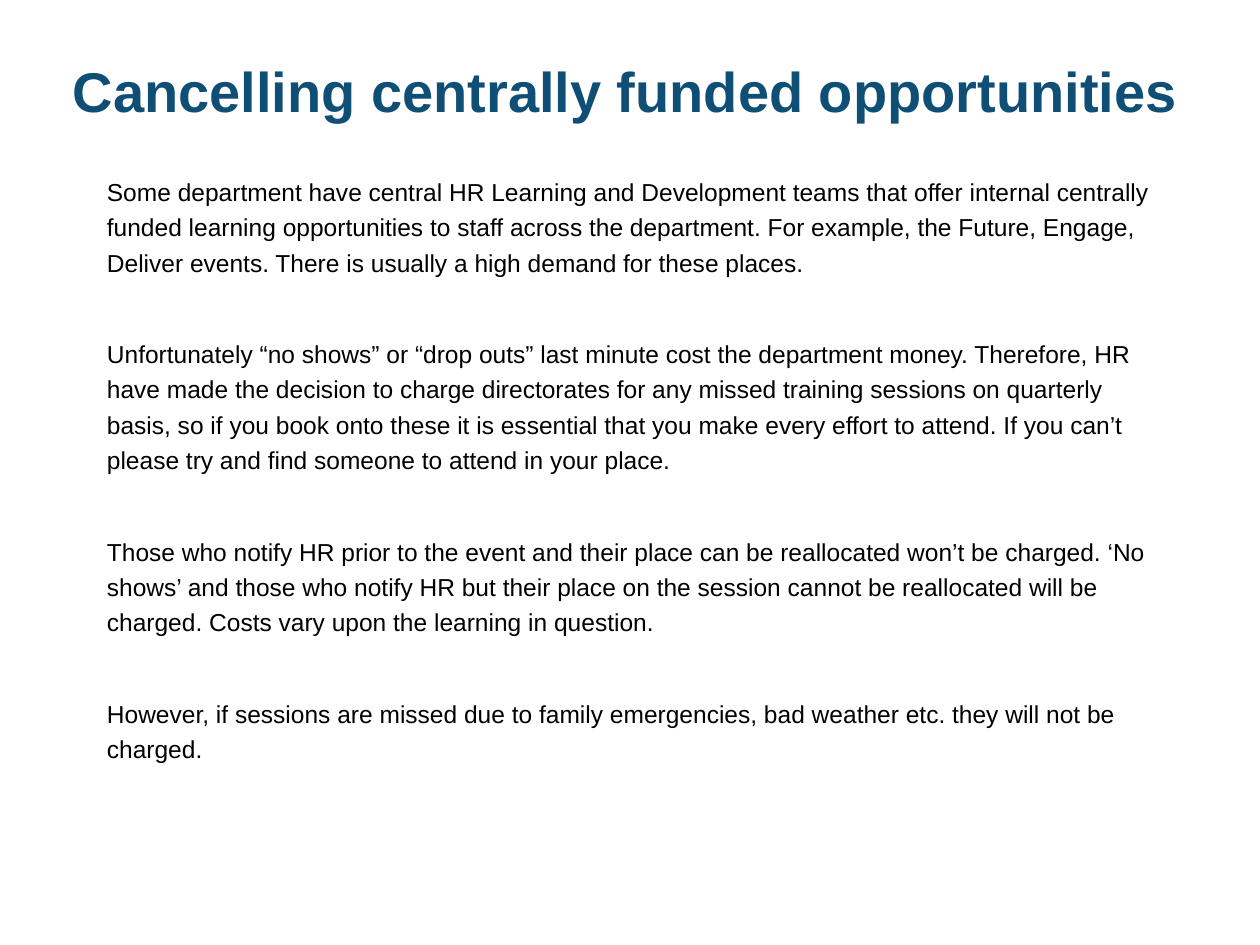
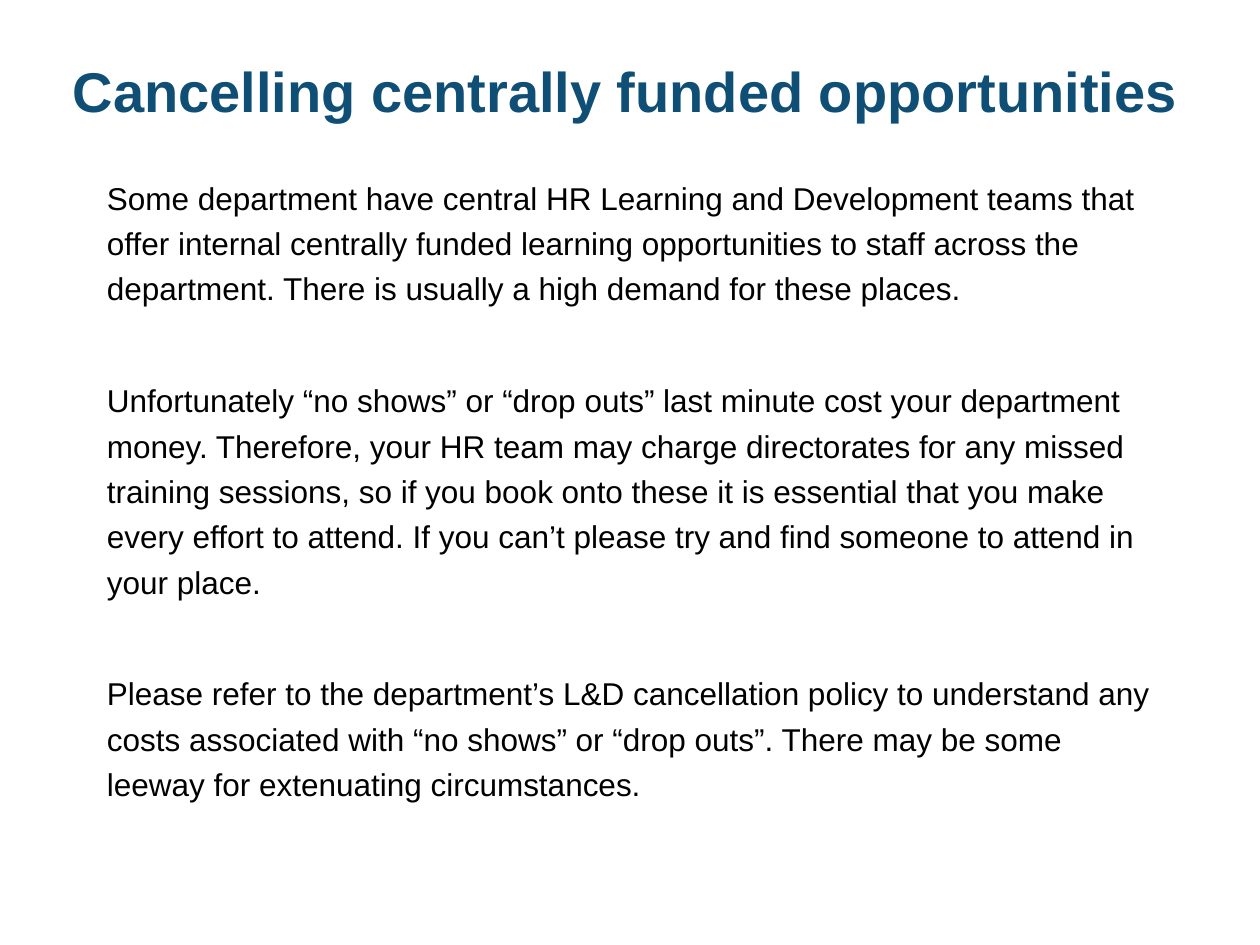
Before and after one commit to GORSlearningdevelopmentpages/GORSlearningdevelopmentpages.github.io, a slide deck: slide 8 of files/GORS Guide to booking an external course v2.0.pptx. Drawn at 1260x945 pixels with LibreOffice and Linux fonts; fonts in the diff are those of the drawing. Boxes give left, top, right and bottom in pixels: in the first picture for what was removed or moved away, otherwise in the second. Text is boxed around its words. In the diff, an @@ line names an element or a change of style, - is before the commit and + after.

```diff
--- a/files/GORS Guide to booking an external course v2.0.pptx
+++ b/files/GORS Guide to booking an external course v2.0.pptx
@@ text at (x1=107, y1=187, x2=1149, y2=802): text changed; size 14 to 18 pt @@
-Some department have central HR Learning and Development teams that offer internal centrally funded learning opportunities to staff across the department. For example, the Future, Engage, Deliver events. There is usually a high demand for these places.
-Unfortunately “no shows” or “drop outs” last minute cost the department money. Therefore, HR have made the decision to charge directorates for any missed training sessions on quarterly basis, so if you book onto these it is essential that you make every effort to attend. If you can’t please try and find someone to attend in your place.
-Those who notify HR prior to the event and their place can be reallocated won’t be charged. ‘No shows’ and those who notify HR but their place on the session cannot be reallocated will be charged. Costs vary upon the learning in question.
-However, if sessions are missed due to family emergencies, bad weather etc. they will not be charged.
+Some department have central HR Learning and Development teams that offer internal centrally funded learning opportunities to staff across the department. There is usually a high demand for these places.
+Unfortunately “no shows” or “drop outs” last minute cost your department money. Therefore, your HR team may charge directorates for any missed training sessions, so if you book onto these it is essential that you make every effort to attend. If you can’t please try and find someone to attend in your place.
+Please refer to the department’s L&D cancellation policy to understand any costs associated with “no shows” or “drop outs”. There may be some leeway for extenuating circumstances.
```
Also in this commit, not shown: 3 other slides changed.
